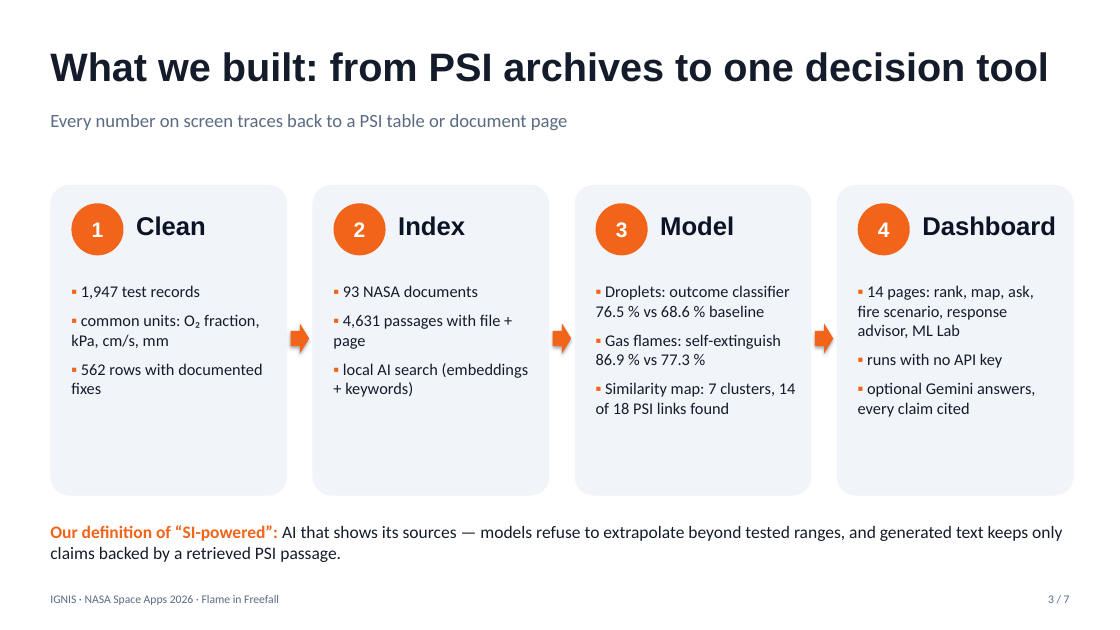
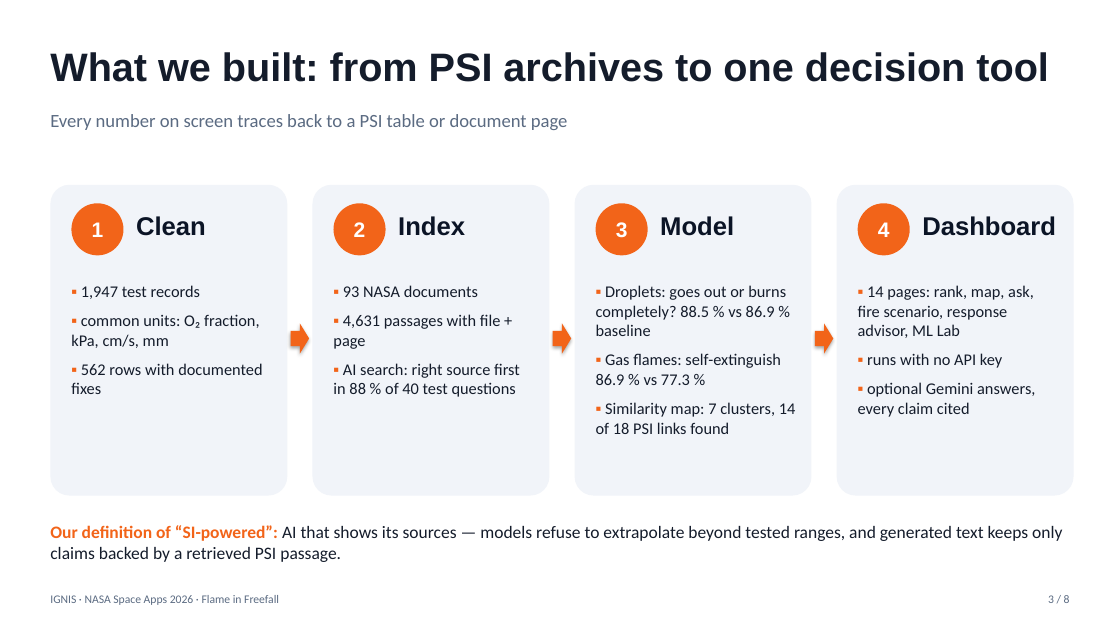
Before and after one commit to fswierta/nasa-hackathon, a slide deck: slide 3 of submission/deck.pptx. Drawn at 1120x630 pixels with LibreOffice and Linux fonts; fonts in the diff are those of the drawing. Boxes give left, top, right and bottom in pixels: in the first picture for what was removed or moved away, otherwise in the second. Text is boxed around its words. In the diff, an @@ line names an element or a change of style, - is before the commit and + after.

```diff
--- a/submission/deck.pptx
+++ b/submission/deck.pptx
@@ text at [596,285,786,336]: text changed @@
-▪ Droplets: outcome classifier 76.5 % vs 68.6 % baseline
+▪ Droplets: goes out or burns completely? 88.5 % vs 86.9 % baseline
@@ text at [333,363,520,397]: text changed @@
-▪ local AI search (embeddings + keywords)
+▪ AI search: right source first in 88 % of 40 test questions
@@ text at [1048,595,1070,603]: text changed @@
-3 / 7
+3 / 8
```
Also in this commit, not shown: 6 other slides changed, 1 slide added, 4 other files.
